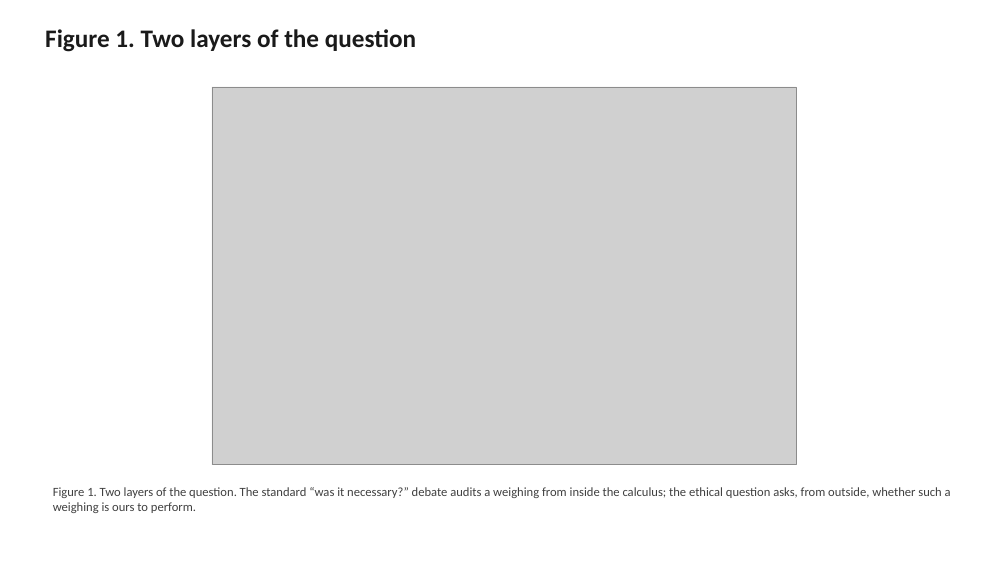
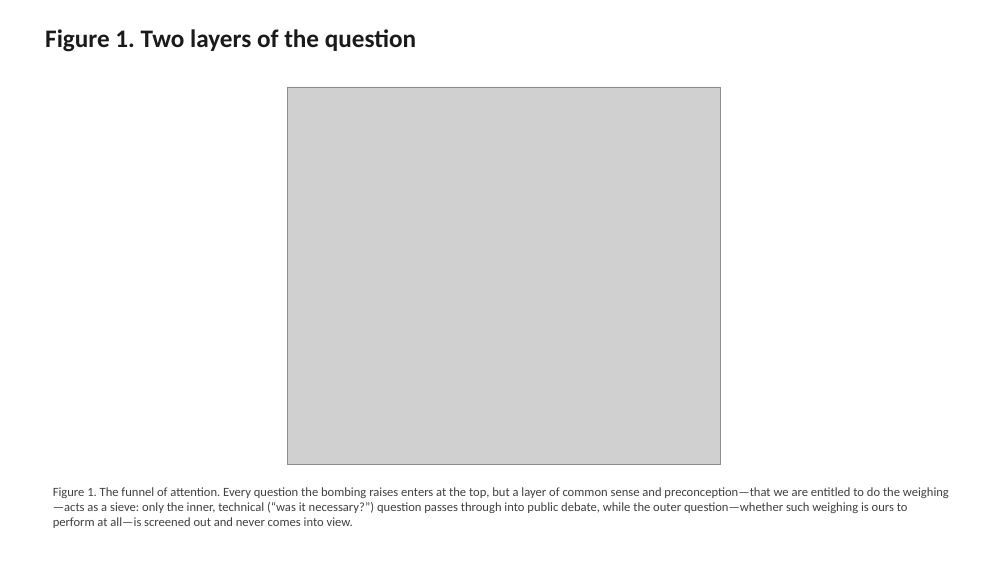
Before and after one commit to bougtoir/medical-accident-its-analysis, a slide deck: slide 1 of calculus_of_lives/output/figures_en.pptx. Drawn at 1008x567 pixels with LibreOffice and Linux fonts; fonts in the diff are those of the drawing; grey boxes stand for pictures. Boxes give left, top, right and bottom in pixels: in the first picture for what was removed or moved away, otherwise in the second. Text is boxed around its words. In the diff, an @@ line names an element or a change of style, - is before the commit and + after.

```diff
--- a/calculus_of_lives/output/figures_en.pptx
+++ b/calculus_of_lives/output/figures_en.pptx
@@ picture: place and size @@
-picture at <box>212,87,796,465</box>
+picture at <box>288,87,721,465</box>
@@ text at <box>53,487,949,528</box>: text changed @@
-Figure 1. Two layers of the question. The standard “was it necessary?” debate audits a weighing from inside the calculus; the ethical question asks, from outside, whether such a weighing is ours to perform.
+Figure 1. The funnel of attention. Every question the bombing raises enters at the top, but a layer of common sense and preconception—that we are entitled to do the weighing—acts as a sieve: only the inner, technical (“was it necessary?”) question passes through into public debate, while the outer question—whether such weighing is ours to perform at all—is screened out and never comes into view.
```
Also in this commit, not shown: 7 other files.
